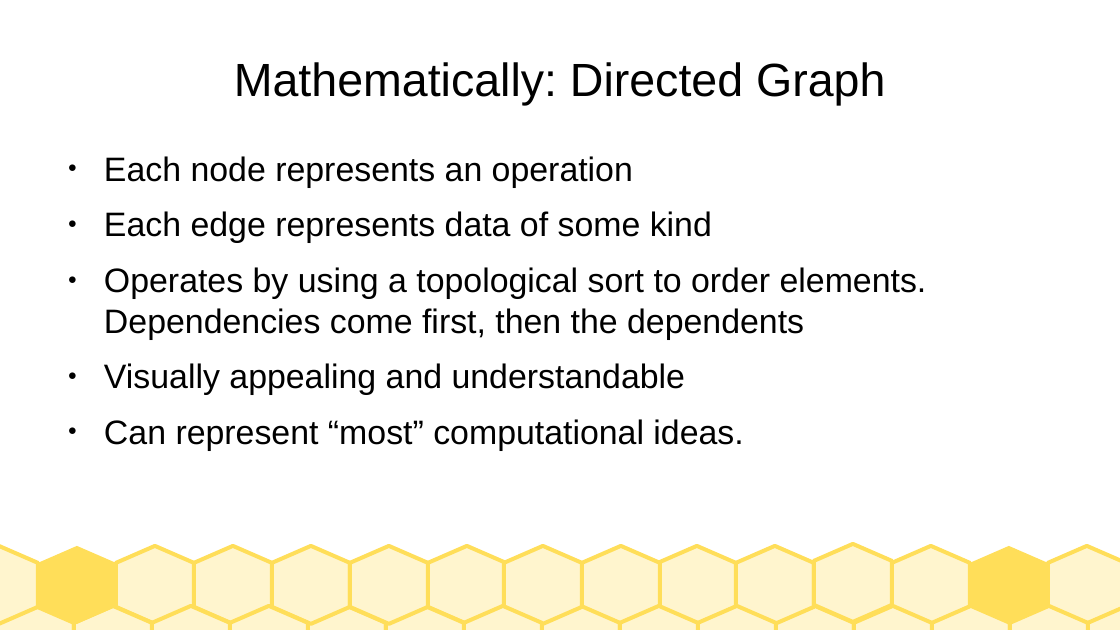
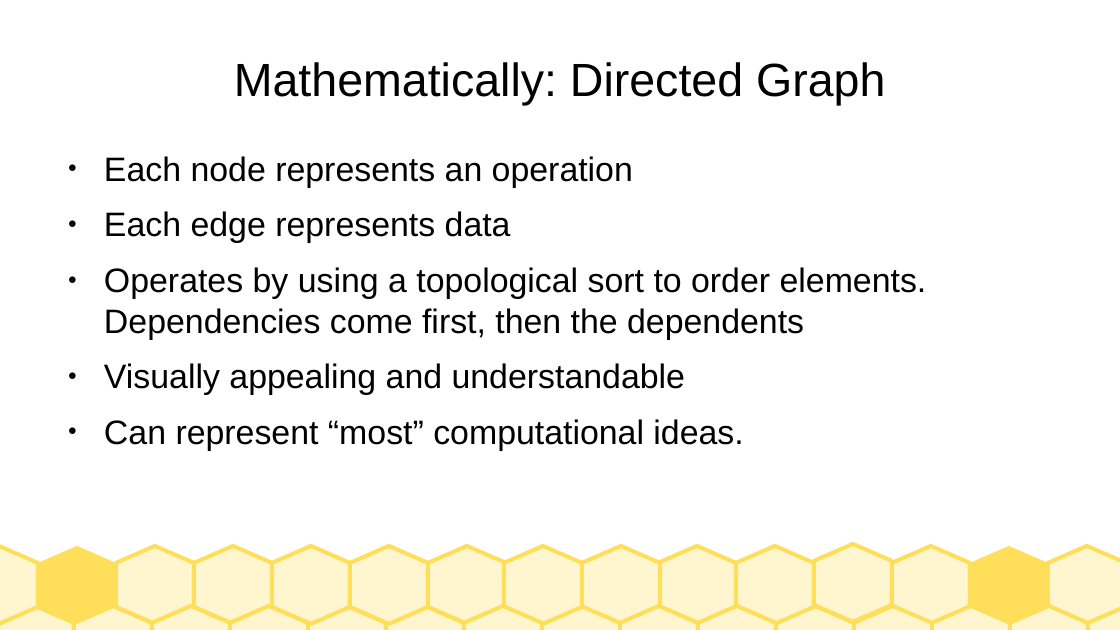
Before and after one commit to jarney/node--js, a slide deck: slide 8 of doc/NodesAJourney.odp (slide 6 before the commit). Drawn at 1120x630 pixels with LibreOffice and Linux fonts; fonts in the diff are those of the drawing. Boxes give left, top, right and bottom in pixels: in the first picture for what was removed or moved away, otherwise in the second. Text is boxed around its words. In the diff, an @@ line names an element or a change of style, - is before the commit and + after.

Commit message:
Updated slides.

```diff
--- a/doc/NodesAJourney.odp
+++ b/doc/NodesAJourney.odp
@@ text at (104, 211, 511, 243): text changed @@
-● Each edge represents data of some kind
+● Each edge represents data
```
Also in this commit, not shown: 1 other slide changed, 5 slides added, 1 slide removed, 1 other file.
